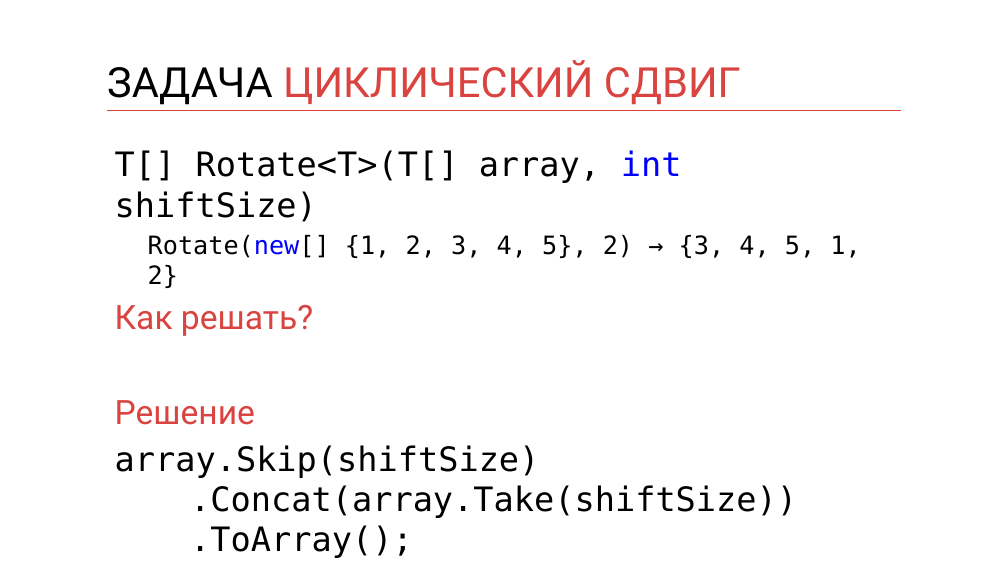
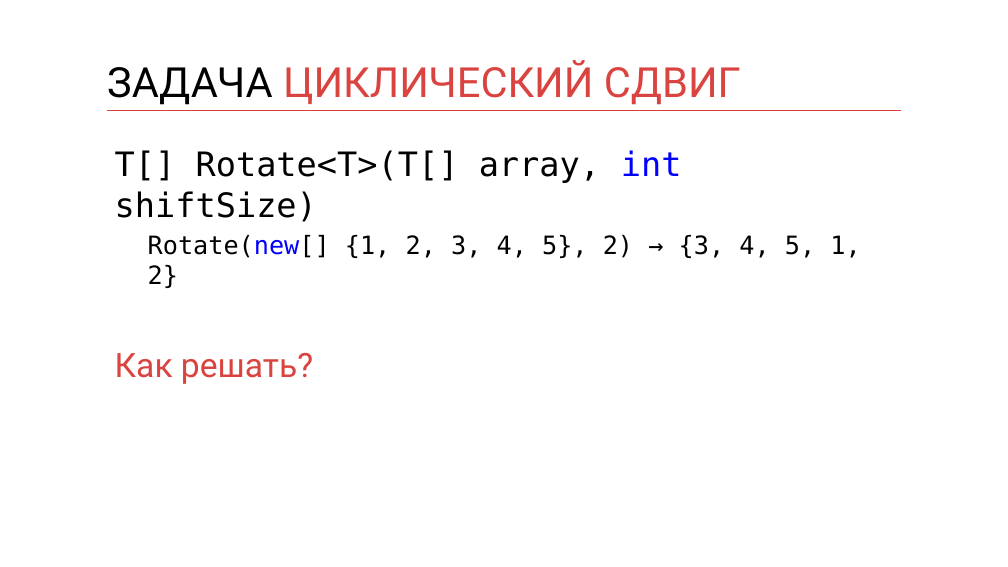
Before and after one commit to kontur-courses/clean-code, a slide deck: slide 22 of clean-code.pptx (slide 20 before the commit). Drawn at 1008x567 pixels with LibreOffice and Linux fonts; fonts in the diff are those of the drawing. Boxes give left, top, right and bottom in pixels: in the first picture for what was removed or moved away, otherwise in the second. Text is boxed around its words. In the diff, an @@ line names an element or a change of style, - is before the commit and + after.

```diff
--- a/clean-code.pptx
+++ b/clean-code.pptx
@@ text at (115,400,797,518): paragraphs removed @@
-Решение
-array.Skip(shiftSize)
-.Concat(array.Take(shiftSize))
-.ToArray();
```
Also in this commit, not shown: 4 other slides changed, 3 slides added, 1 other file.
